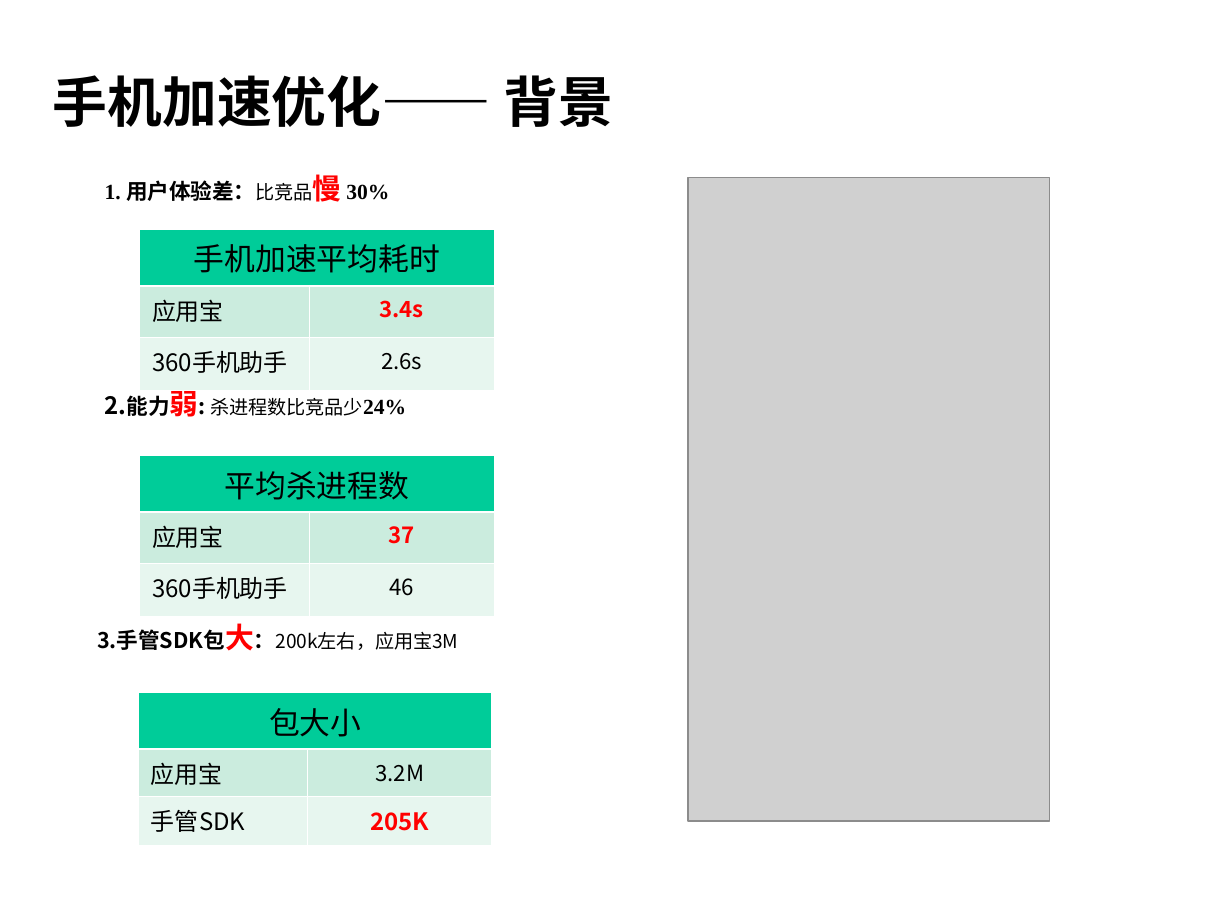
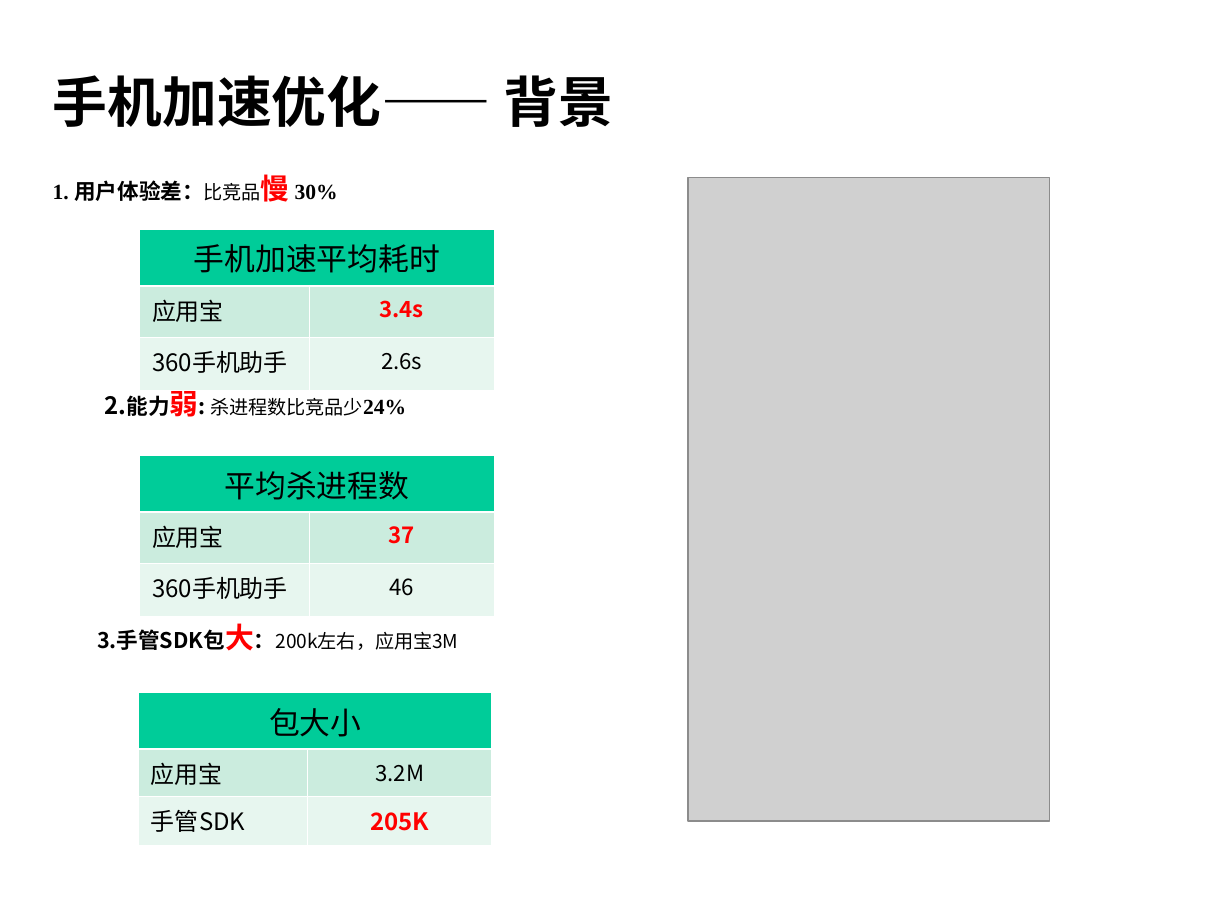
Before and after one commit to hamlingong/data, a slide deck: slide 16 of promote/龚海龙-v1.0.ppt (slide 18 before the commit). Drawn at 1232x924 pixels with LibreOffice and Linux fonts; fonts in the diff are those of the drawing; grey boxes stand for pictures; background and template pictures are left out. Boxes give left, top, right and bottom in pixels: in the first picture for what was removed or moved away, otherwise in the second. Text is boxed around its words. In the diff, an @@ line names an element or a change of style, - is before the commit and + after.

```diff
--- a/promote/龚海龙-v1.0.ppt
+++ b/promote/龚海龙-v1.0.ppt
@@ text "1. 用户体验差：比竞品慢 30%" moved from (x1=105, y1=170, x2=389, y2=207) to (x1=53, y1=170, x2=338, y2=207) @@
```
Also in this commit, not shown: 8 other slides changed, 3 slides added, 5 slides removed, 2 other files.
